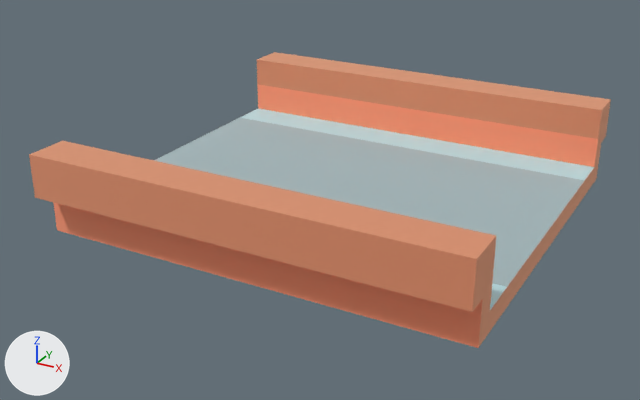
One commit to the glTF model packs/nature-kit/bridge-center-woodround.glb: the scene before it, then after it.
Before and after are seen from a camera (50 mm lens) standing at (0.898, -1.755, 0.971) and looking at (-0.035, -0.058, 0.123). Arrows for +X, +Y and +Z are at lower left; the lights stay in place. The first picture is the older version. Where no turn or scale is listed for an object, it has been applied to the vertices.

The older version as bpy lines, for what is in view:
```python
mat_stone = principled_material('stone')
mat_stone.base_color = (0.722, 0.886, 0.91)  # pale blue #ddf2f5
mat_stone.metallic = 1.0
mat_stone.roughness = 1.0
mat_stonedark = principled_material('stoneDark')
mat_stonedark.base_color = (0.604, 0.71, 0.729)  # light grey #ccdbde
mat_stonedark.metallic = 1.0
mat_stonedark.roughness = 1.0
mat_wood = principled_material('wood')
mat_wood.base_color = (1.0, 0.557, 0.384)  # beige #ffc5a7
mat_wood.metallic = 1.0
mat_wood.roughness = 1.0
mat_woodbark = principled_material('woodBark')
mat_woodbark.base_color = (0.886, 0.514, 0.341)  # beige #f2be9e
mat_woodbark.metallic = 1.0
mat_woodbark.roughness = 1.0
me_mesh_bridge_center_woodround = bpy.data.meshes.new('Mesh bridge_center_woodRound')
me_mesh_bridge_center_woodround.from_pydata(...)  # 32 vertices, 60 faces; spans x -0.5..0.5, y -0.5..0.5, z 0.15..0.35
# faces by material slot: [46, 8, 4, 2]
me_mesh_bridge_center_woodround.materials.append(mat_woodbark)  # beige #f2be9e
me_mesh_bridge_center_woodround.materials.append(mat_wood)  # beige #ffc5a7
me_mesh_bridge_center_woodround.materials.append(mat_stone)  # pale blue #ddf2f5
me_mesh_bridge_center_woodround.materials.append(mat_stonedark)  # light grey #ccdbde
ob_bridge_center_woodround = bpy.data.objects.new('bridge_center_woodRound', me_mesh_bridge_center_woodround)
ob_bridge_center_woodround.location = (0.0, 0.0, -0.05)
```
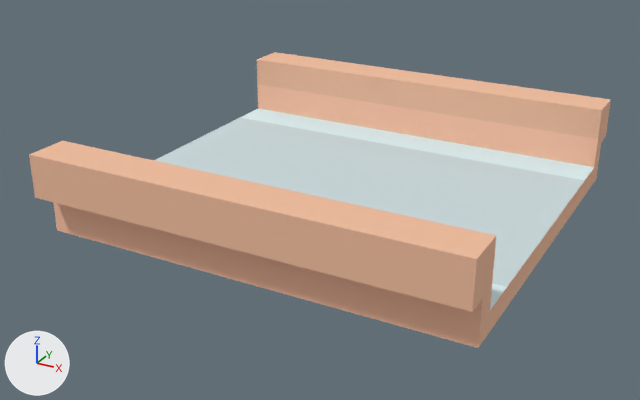
Changed parts and their boxes (x1, y1, x2, y2) in the pictures (640 x 400 px):
```json
{"object": "bridge_center_woodRound", "change": "surface changed", "before": [29, 52, 611, 348], "after": [29, 52, 611, 348]}
```

Scene script edits in JSON lines:
```json
{"op": "set", "path": "mat_woodbark.metallic", "old": "1.0", "new": "0.0"}
{"op": "set", "path": "mat_wood.metallic", "old": "1.0", "new": "0.0"}
{"op": "set", "path": "mat_stone.metallic", "old": "1.0", "new": "0.0"}
{"op": "set", "path": "mat_stonedark.metallic", "old": "1.0", "new": "0.0"}
{"op": "remove", "block": "ob_tmpparent", "code": ["ob_tmpparent = bpy.data.objects.new('tmpParent', None)", "ob_tmpparent.location = (0.0, 0.0, 0.0)"]}
```
